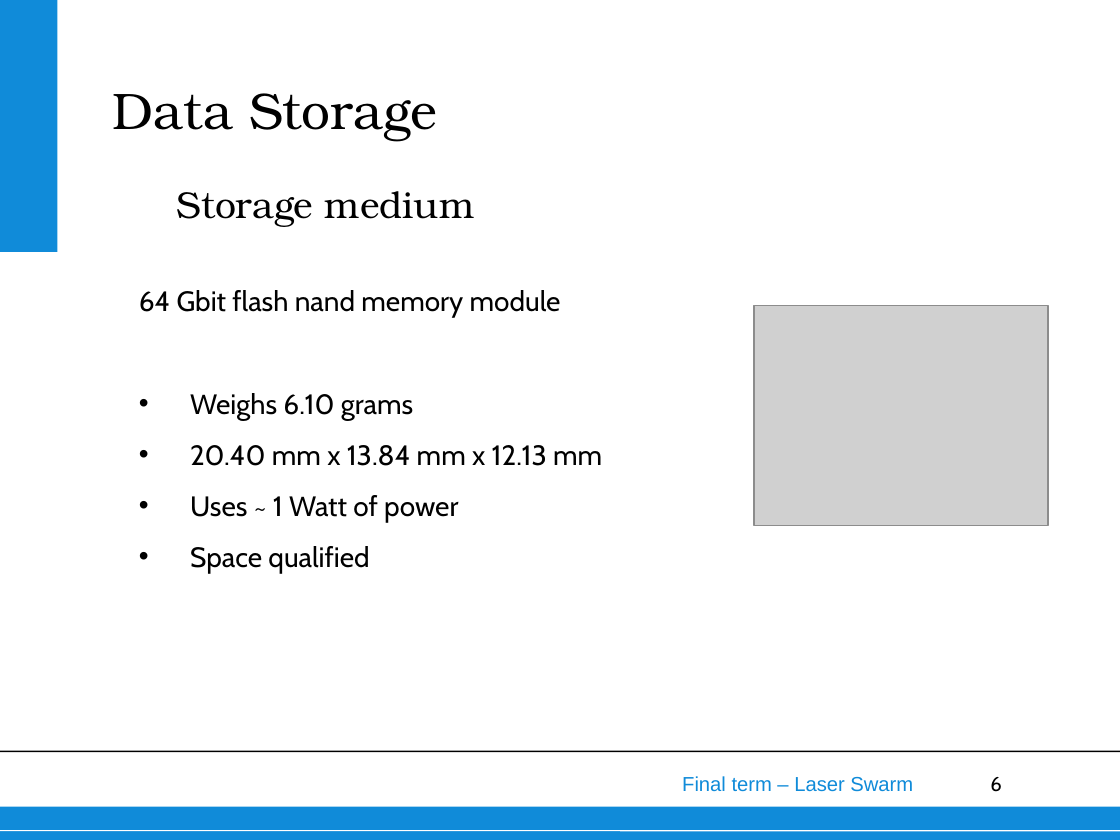
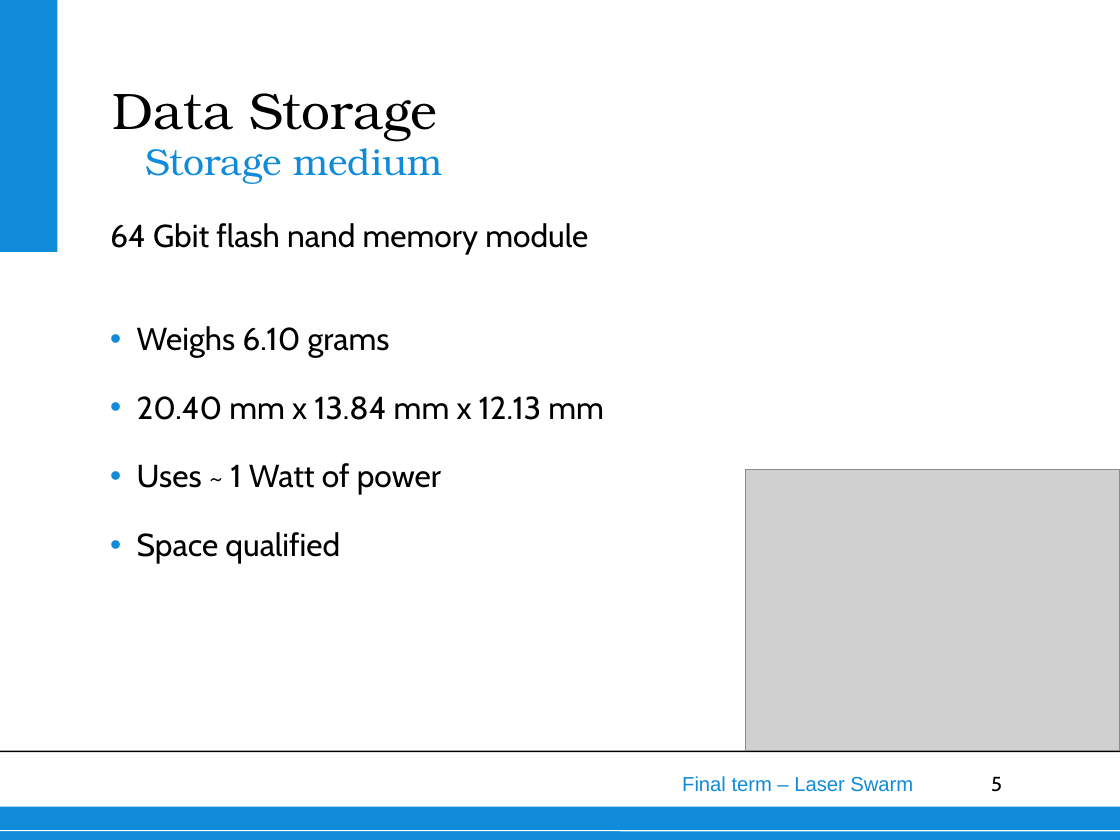
Before and after one commit to thewisenerd/laser-swarm, a slide deck: slide 5 of finalPresentation/subsections/Data Storage.ppt (slide 6 before the commit). Drawn at 1120x840 pixels with LibreOffice and Linux fonts; fonts in the diff are those of the drawing; grey boxes stand for pictures; background and template pictures are left out. Boxes give left, top, right and bottom in pixels: in the first picture for what was removed or moved away, otherwise in the second. Text is boxed around its words. In the diff, an @@ line names an element or a change of style, - is before the commit and + after.

```diff
--- a/finalPresentation/subsections/Data Storage.ppt
+++ b/finalPresentation/subsections/Data Storage.ppt
@@ text "Storage medium": place and size @@
-text "Storage medium" at [177, 191, 474, 227]
+text "Storage medium" at [145, 140, 442, 184]
@@ text "Storage medium" at [145, 140, 442, 184]: text colour #000000 to #108BD9; indent changed; more space between paragraphs; vertical alignment bottom to top @@
@@ text "64 Gbit flash nand memory ...": place and size @@
-text "64 Gbit flash nand memory ..." at [139, 290, 602, 573]
+text "64 Gbit flash nand memory ..." at [110, 223, 604, 564]
@@ text "64 Gbit flash nand memory ..." at [110, 223, 604, 564]: size 18 to 20.4 pt; indent changed; line spacing 1 to 0.9; less space between paragraphs; bullet colour #000000 to #108BD9 @@
@@ picture: place and size @@
-picture at [754, 306, 1047, 526]
+picture at [745, 469, 1120, 750]
@@ page number at [991, 776, 1002, 792]: text changed @@
-6
+5
```
Also in this commit, not shown: 7 other slides changed, 1 slide removed, 1 other file.
